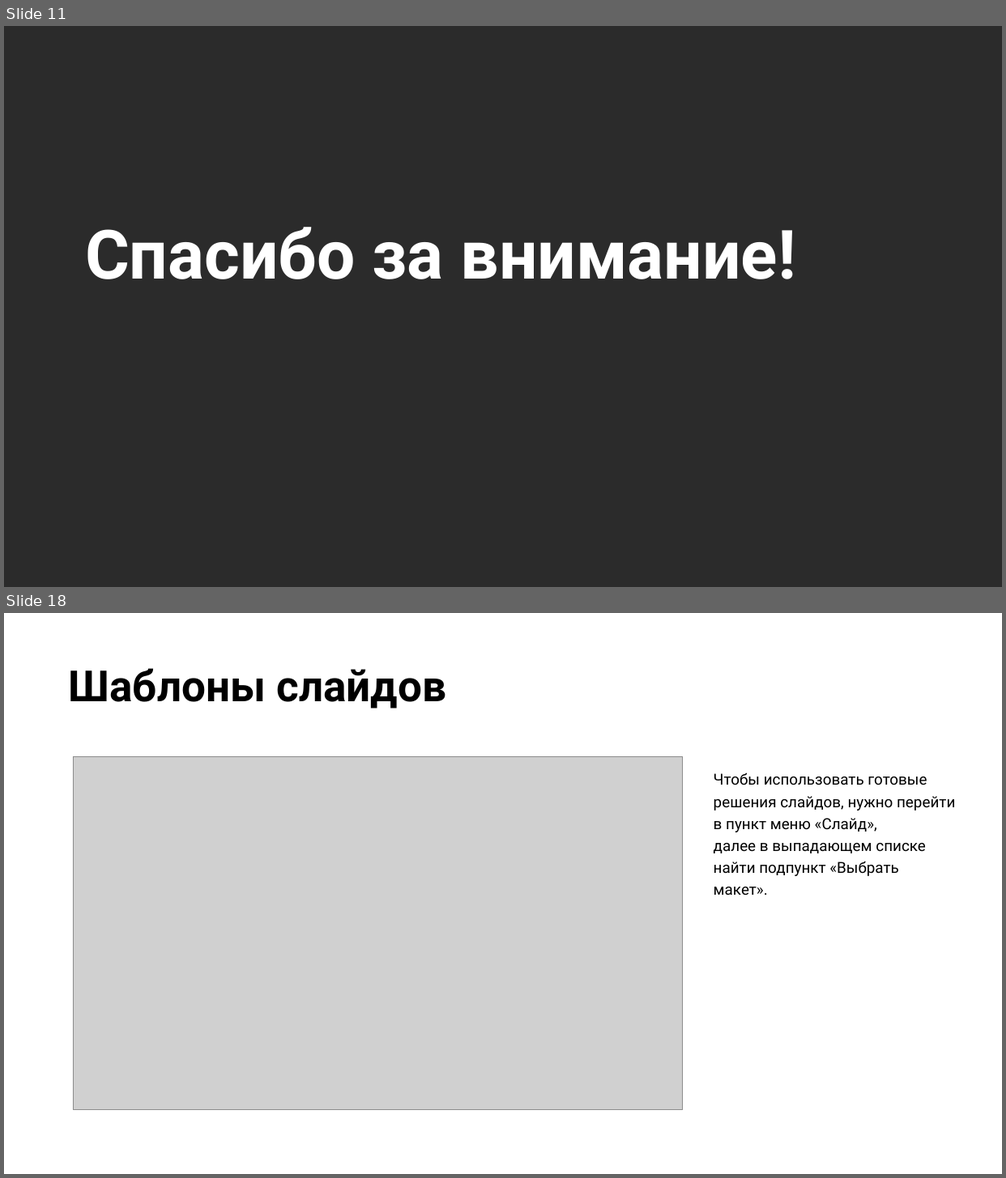
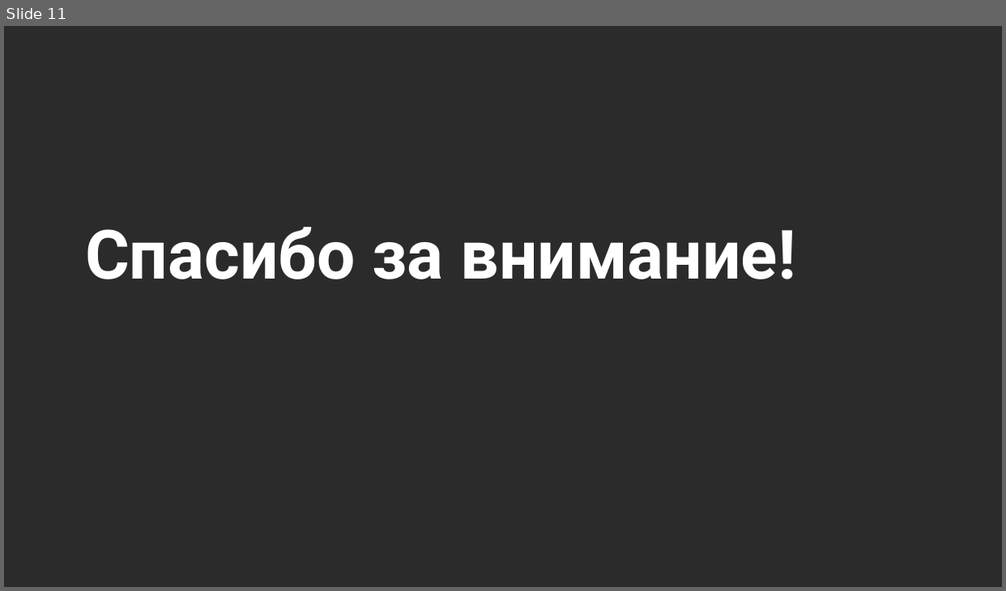
Before and after one commit to pssukhotyu/otus, a slide deck: project/Презентация.pptx. Shown one above the other, each under a label of ours: slides 11 and 18 before the commit, slide 11 after it; the slides between them are not shown. The pictures are 1006x1178 and 1006x591 pixels, drawn with LibreOffice and Linux fonts; fonts in the diff are those of the drawing; grey boxes stand for pictures; background and template pictures are left out; a plain dark background stands for a picture behind light text. Boxes give left, top, right and bottom in pixels: in the first picture for what was removed or moved away, otherwise in the second. Text is boxed around its words. In the diff, an @@ line names an element or a change of style, - is before the commit and + after.

```diff
--- a/project/Презентация.pptx
+++ b/project/Презентация.pptx
@@ slide 18 removed at box(4, 613, 1002, 1174), background picture (left out) @@
@@ title removed at box(69, 668, 446, 709) @@
-Шаблоны слайдов
@@ picture removed at box(74, 756, 684, 1110) @@
@@ subtitle removed at box(714, 773, 955, 896) @@
-Чтобы использовать готовые решения слайдов, нужно перейти
-в пункт меню «Слайд»,
-далее в выпадающем списке найти подпункт «Выбрать макет».
```
Also in this commit, not shown: 1 slide changed, 1 slide added, 7 other slides removed, 3 other files.
